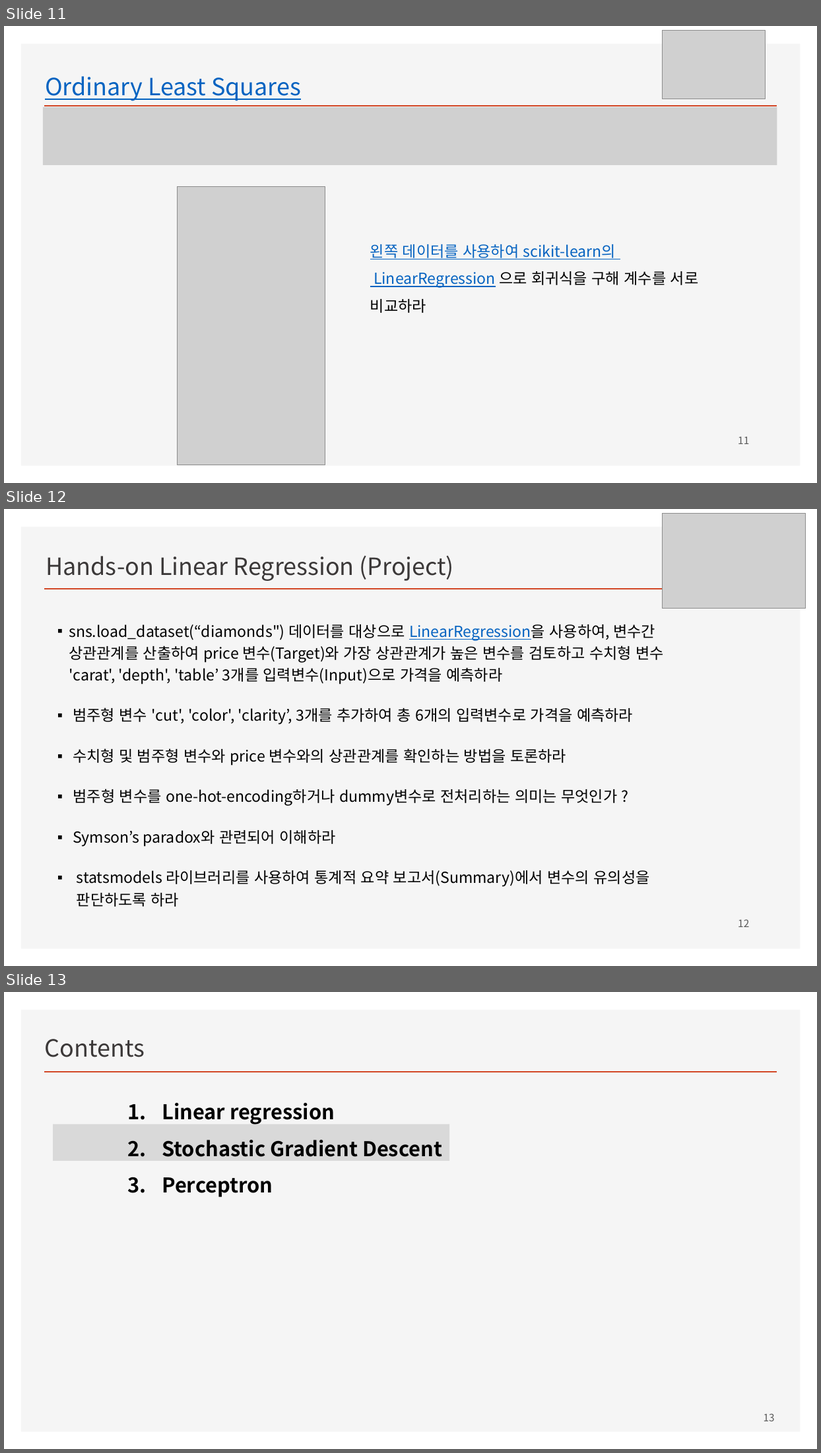
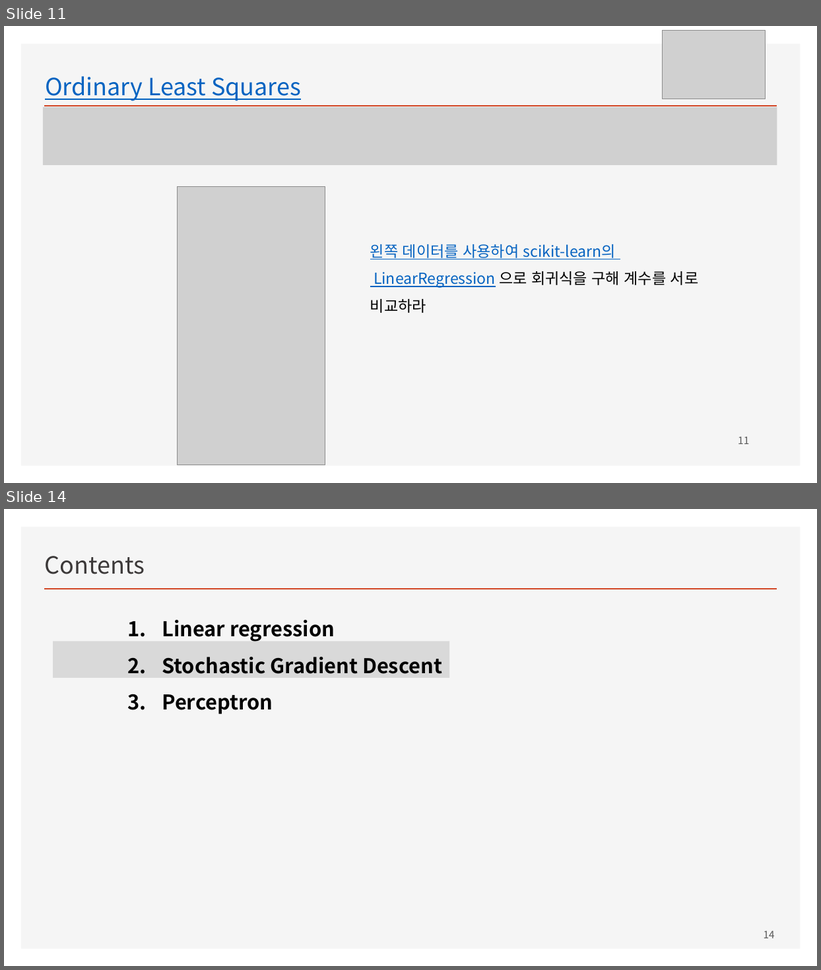
Before and after one commit to ancestor9/mathematics-for-machine-learning, a slide deck: Linear_Algebra/w4_Perceptron_Regression.pptx. Shown one above the other, each under a label of ours: slides 11, 12 and 13 before the commit, slides 11 and 14 after it; the slides between them are not shown. The pictures are 821x1453 and 821x970 pixels, drawn with LibreOffice and Linux fonts; fonts in the diff are those of the drawing; grey boxes stand for pictures; background and template pictures are left out. Boxes give left, top, right and bottom in pixels: in the first picture for what was removed or moved away, otherwise in the second. Text is boxed around its words. In the diff, an @@ line names an element or a change of style, - is before the commit and + after.

```diff
--- a/Linear_Algebra/w4_Perceptron_Regression.pptx
+++ b/Linear_Algebra/w4_Perceptron_Regression.pptx
@@ slide 12 removed at [4, 509, 817, 966], background #FFFFFF; not listed: 2 template elements that a slide beside it also shows @@
@@ picture removed at [662, 513, 805, 609] @@
@@ text removed at [46, 556, 454, 581] @@
-Hands-on Linear Regression (Project)
@@ text removed at [69, 625, 664, 907] @@
-▪ sns.load_dataset(“diamonds") 데이터를 대상으로 LinearRegression을 사용하여, 변수간 상관관계를 산출하여 price 변수(Target)와 가장 상관관계가 높은 변수를 검토하고 수치형 변수 'carat', 'depth', 'table’ 3개를 입력변수(Input)으로 가격을 예측하라
-  ▪ 범주형 변수 'cut', 'color', 'clarity’, 3개를 추가하여 총 6개의 입력변수로 가격을 예측하라
-  ▪ 수치형 및 범주형 변수와 price 변수와의 상관관계를 확인하는 방법을 토론하라
-▪ 범주형 변수를 one-hot-encoding하거나 dummy변수로 전처리하는 의미는 무엇인가 ?
-  ▪ Symson’s paradox와 관련되어 이해하라
-▪ statsmodels 라이브러리를 사용하여 통계적 요약 보고서(Summary)에서 변수의 유의성을 판단하도록 하라
@@ page number removed at [738, 920, 749, 927] @@
-12
@@ what was slide 13 is now slide 14 @@
@@ page number at [764, 931, 775, 939]: text changed @@
-13
+14
```
Also in this commit, not shown: 5 slides changed, 11 slides added, 2 other slides removed.
